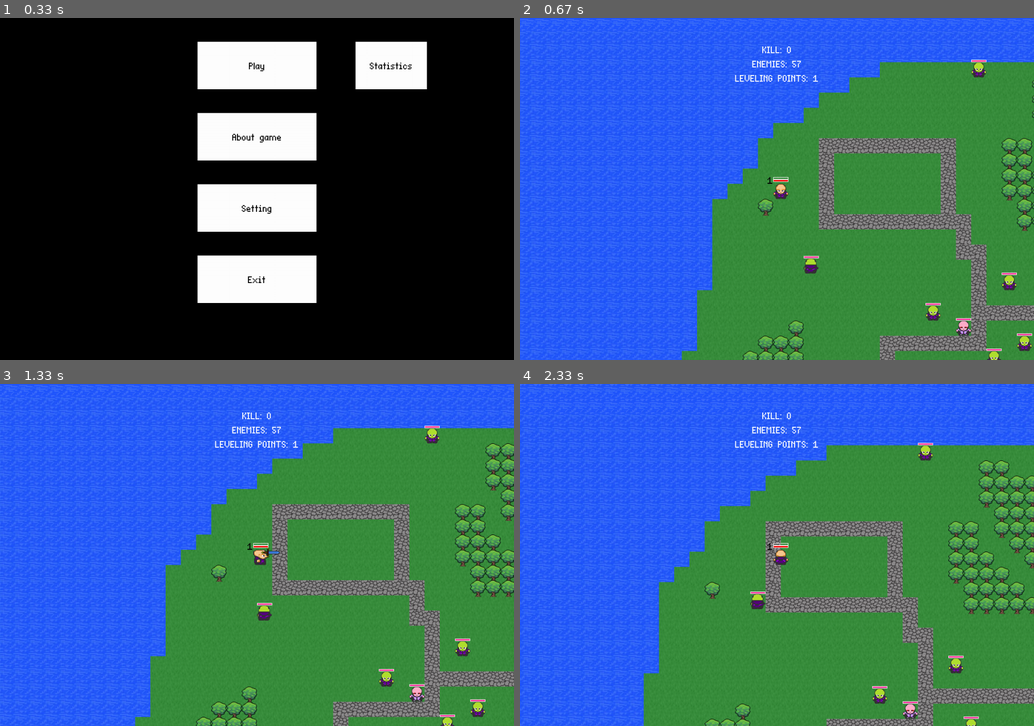
Above: before the commit, frames 1-4 (two rows, left to right).
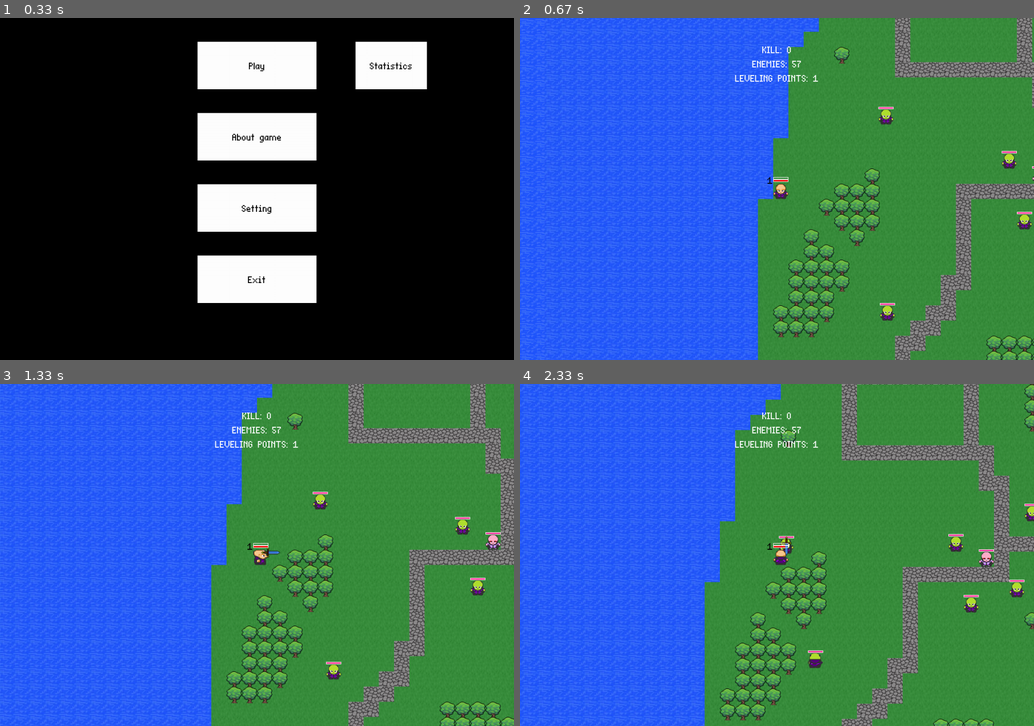
Above: after the commit, the same moments.

Repository: KrllF/PygameRPG
Game: pygame game, started from main.py
The game is run twice, just before and just after one commit, with the same random seed, the same clock (stepped at 60 frames per second) and the same inputs.
Inputs (mouse positions are in pixels of both pictures, inside the frame that each line leads up to):
- Up to frame 1 (0.33 s): no input
- Up to frame 2 (0.67 s): click (777, 65) at 0.38 s
- Up to frame 3 (1.33 s): hold J 0.67-1.13 s; hold D 0.67-1.13 s; move the mouse to (97, 503) at 0.7 s; tap Space at 1.17 s
- Up to frame 4 (2.33 s): hold D 1.5-1.97 s; hold W 2-2.3 s

Frame 1 is identical in both runs. In frame 2, 27% of the frame differs, in the area x 0-100%, y 0-100%; in frame 3, 30%; in frame 4, 33%.

Commit message:
new_update_level

Diff:
--- a/main.py
+++ b/main.py
@@ -8,8 +8,9 @@
 from collision import Spritesheet
 from enemy import *
 from database import *
-
-pygame.display.set_caption('GAME WITH RPG ELEMENTS')
+from random import randint
+
+pygame.display.set_caption('Against everyone')
 
 # data_base
 add_player(1)
@@ -20,8 +21,10 @@
         pygame.init()
         self.game_over_bool = False
         self.FPS = FPS
+
+        self.clock = pygame.time.Clock()
+        self.full_screen = True
         self.screen = pygame.display.set_mode(SIZE, pygame.FULLSCREEN)
-        self.clock = pygame.time.Clock()
         self.running = True
         self.start_game_time = None
         self.end_game_time = None
@@ -31,7 +34,7 @@
         self.font = pygame.font.Font('fonts/EightBits.ttf', 32)
         self.font1 = pygame.font.Font('fonts/EightBits.ttf', 64)
         self.w, self.h = pygame.display.get_surface().get_size()
-        print(self.w, self.h)
+
         # map
 
         self.floor_surface = pygame.image.load('images/map/map_bg.png').convert()
@@ -69,7 +72,7 @@
 
         self.create_map()
 
-        self.player = Player(self, (20, 10))
+        self.player = Player(self, (15, 20))
 
     def events(self):
         for event in pygame.event.get():
@@ -100,9 +103,6 @@
             self.screen.blit(sprite.image, offset_of_sprite)
 
     def draw(self):
-        self.screen.fill(BLACK)
-        # для карты временно
-
         self.camera()
         self.clock.tick(self.FPS)
 
@@ -185,7 +185,7 @@
         exit_game = Menu_button(((self.w - 250) / 2, 500), 250, 100, BLACK, WHITE, 'Exit', 32, 2)
         back = Menu_button(((self.w - 250) / 2, 500), 250, 100, BLACK, WHITE, 'Back', 32, 2)
         statistics_game = Menu_button(((self.w - 250) * 9 / 10, 50), 150, 100, BLACK, WHITE, 'Statistics', 32, 2)
-
+        #full_screen_game = Menu_button(((self.w - 150) / 2, 400), 150, 50, BLACK, WHITE, 'Full screen', 32, 2)
         # statistics
         reset_kills_game = Menu_button((self.w * 7 / 8, 130), 120, 50, BLACK, WHITE, 'Reset kills', 32, 2)
         reset_play_time_game = Menu_button((self.w * 7 / 8, 230), 120, 50, BLACK, WHITE, 'Reset time', 32, 2)
@@ -193,6 +193,7 @@
         reset_max_kills_game = Menu_button((self.w * 7 / 8, 430), 120, 50, BLACK, WHITE, 'Reset mkills', 32, 2)
         statistics_bool = False
 
+
         # settings
         sliderFPS = Slider((self.w / 2, self.h / 3), (200, 50), 0.5, 30, 120)
         setting_bool = False
@@ -208,6 +209,7 @@
                     intro = False
                     self.running = False
 
+
             mouse_pos = pygame.mouse.get_pos()
 
             if reset_kills_game.is_pressed(mouse_pos, events):
@@ -248,6 +250,9 @@
                     pygame.quit()
                     sys.exit()
 
+               # if full_screen_game.is_pressed(mouse_pos, events):
+                #    pass
+
             self.screen.fill(BLACK)
 
             if about_game_bool:
@@ -261,6 +266,8 @@
             elif setting_bool:
                 mouse_pos = pygame.mouse.get_pos()
                 mouse_press = pygame.mouse.get_pressed()
+             #   self.screen.blit(full_screen_game.image, full_screen_game.rect)
+
                 if sliderFPS.container_rect.collidepoint(mouse_pos) and mouse_press[0]:
                     sliderFPS.move_slider(mouse_pos)
 
--- a/player.py
+++ b/player.py
@@ -209,9 +209,12 @@
             self.kill()
 
     def update_level(self):
-        if self.exp >= 200:
-            self.exp -= 200
-            self.leveling_points += 1
+        if self.exp >= 200 + self.level * 50:
+            self.exp -= 200 + self.level * 50
+            if self.level % 5 == 0 and self.level > 0:
+                self.leveling_points += 2
+            else:
+                self.leveling_points += 1
             self.level += 1
 
     def health_bar(self):
@@ -224,12 +227,12 @@
                           5), True)
 
     def draw_level(self):
-        self.game.screen.blit(self.game.font.render(str(self.level), False, 1), (self.game.w // 2 - 20, self.game.h // 2 - 35))
+        self.game.screen.blit(self.game.font.render(str(self.level), False, 1),
+                              (self.game.w // 2 - 20, self.game.h // 2 - 35))
 
     def draw_leveling_point(self):
-        self.game.screen.blit(self.game.font.render(str(self.leveling_points), False, 1), (self.game.w // 2 - 40, self.game.h // 2 - 35))
-
-
+        self.game.screen.blit(self.game.font.render(str(self.leveling_points), False, 1),
+                              (self.game.w // 2 - 40, self.game.h // 2 - 35))
 
     def regeneration(self):
         if self.current_hp < self.characteristics['health']:
@@ -253,44 +256,44 @@
 class second_player(Player):
     pass
 
-    #def input(self):
-        #keys = pygame.key.get_pressed()
-        #mouse_pressed = pygame.mouse.get_pressed()
-
-        #if pygame.time.get_ticks() - self.blinding_time > blindtime:
-            #self.player_blinding = False
-           # if keys[pygame.K_UP]:
-          #      self.direction[1] = -1
-         #       self.view[0] = 0
-        #        self.view[1] = -1
-       #     elif keys[pygame.K_DOWN]:
-      #          self.direction[1] = 1
-     #           self.view[0] = 0
+    # def input(self):
+    # keys = pygame.key.get_pressed()
+    # mouse_pressed = pygame.mouse.get_pressed()
+
+    # if pygame.time.get_ticks() - self.blinding_time > blindtime:
+    # self.player_blinding = False
+    # if keys[pygame.K_UP]:
+    #      self.direction[1] = -1
+    #       self.view[0] = 0
+    #        self.view[1] = -1
+    #     elif keys[pygame.K_DOWN]:
+    #          self.direction[1] = 1
+    #           self.view[0] = 0
     #            self.view[1] = 1
-   #         else:
-  #              self.direction[1] = 0
+#         else:
+#              self.direction[1] = 0
 #
- #           if keys[pygame.K_RIGHT]:
-         #       self.direction[0] = 1
-        #        self.view[0] = 1
-       #         self.view[1] = 0
-      #      elif keys[pygame.K_LEFT]:
-     #           self.direction[0] = -1
-    #            self.view[0] = -1
-   #             self.view[1] = 0
-  #          else:
- #               self.direction[0] = 0
+#           if keys[pygame.K_RIGHT]:
+#       self.direction[0] = 1
+#        self.view[0] = 1
+#         self.view[1] = 0
+#      elif keys[pygame.K_LEFT]:
+#           self.direction[0] = -1
+#            self.view[0] = -1
+#             self.view[1] = 0
+#          else:
+#               self.direction[0] = 0
 #
-     #       if keys[pygame.K_l]:
-    #            self.upgrade_menu_open = True
-   #             self.ui.draw_upgrade_menu()
-  #              if mouse_pressed[0]:
- #                   self.ui.check_click(pygame.mouse.get_pos())
+#       if keys[pygame.K_l]:
+#            self.upgrade_menu_open = True
+#             self.ui.draw_upgrade_menu()
+#              if mouse_pressed[0]:
+#                   self.ui.check_click(pygame.mouse.get_pos())
 #
-     #       if keys[pygame.K_k]:
-    #            if self.attack_checker():
-   #                 self.attack_time = pygame.time.get_ticks()
-   #                 Weapon_for_players(self.game, self, (self.x, self.y))
-  #                  self.can_attack = False
- #       else:
+#       if keys[pygame.K_k]:
+#            if self.attack_checker():
+#                 self.attack_time = pygame.time.get_ticks()
+#                 Weapon_for_players(self.game, self, (self.x, self.y))
+#                  self.can_attack = False
+#       else:
 #            self.direction = [0, 0]
